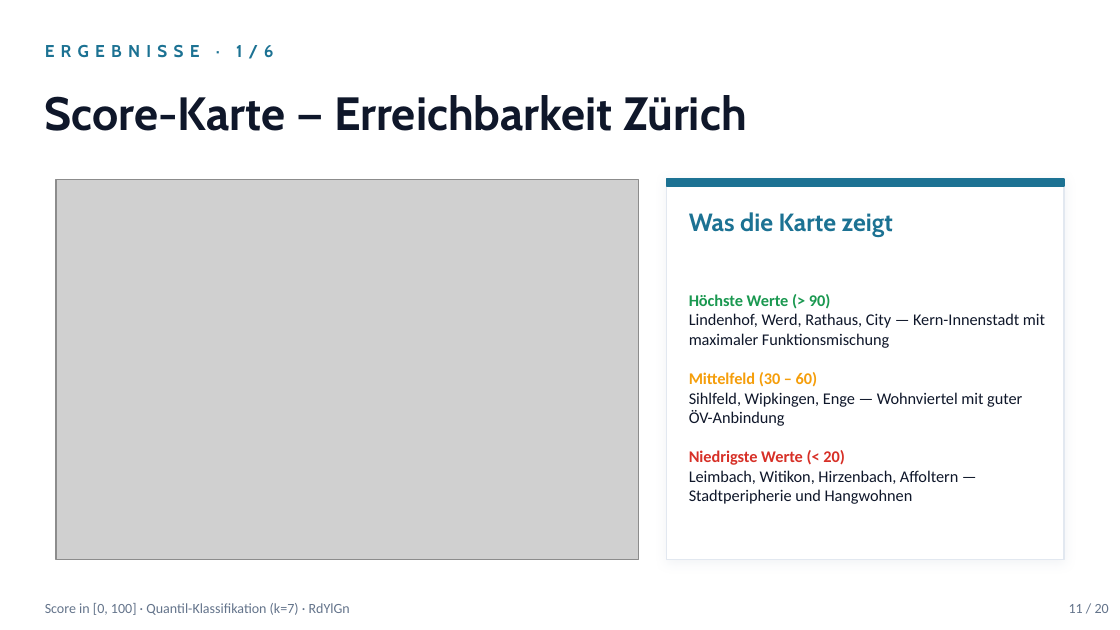
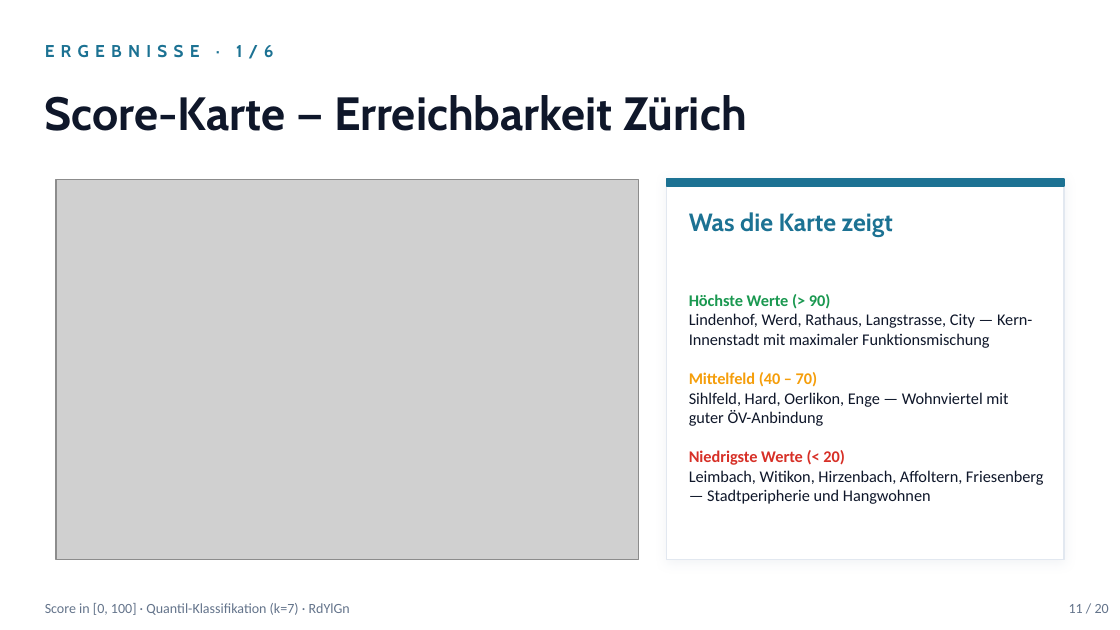
Before and after one commit to sanirmem/zh15min, a slide deck: slide 11 of reports/zh15min_slides.pptx. Drawn at 1120x630 pixels with LibreOffice and Linux fonts; fonts in the diff are those of the drawing; grey boxes stand for pictures. Boxes give left, top, right and bottom in pixels: in the first picture for what was removed or moved away, otherwise in the second. Text is boxed around its words. In the diff, an @@ line names an element or a change of style, - is before the commit and + after.

```diff
--- a/reports/zh15min_slides.pptx
+++ b/reports/zh15min_slides.pptx
@@ text at bbox=[689, 313, 1032, 426]: text changed @@
-Lindenhof, Werd, Rathaus, City — Kern-Innenstadt mit maximaler Funktionsmischung
-Mittelfeld (30 – 60)
-Sihlfeld, Wipkingen, Enge — Wohnviertel mit guter ÖV-Anbindung
+Lindenhof, Werd, Rathaus, Langstrasse, City — Kern-Innenstadt mit maximaler Funktionsmischung
+Mittelfeld (40 – 70)
+Sihlfeld, Hard, Oerlikon, Enge — Wohnviertel mit guter ÖV-Anbindung
@@ text at bbox=[689, 470, 1044, 504]: text changed @@
-Leimbach, Witikon, Hirzenbach, Affoltern — Stadtperipherie und Hangwohnen
+Leimbach, Witikon, Hirzenbach, Affoltern, Friesenberg — Stadtperipherie und Hangwohnen
```
Also in this commit, not shown: 2 other slides changed, 4 other files.
